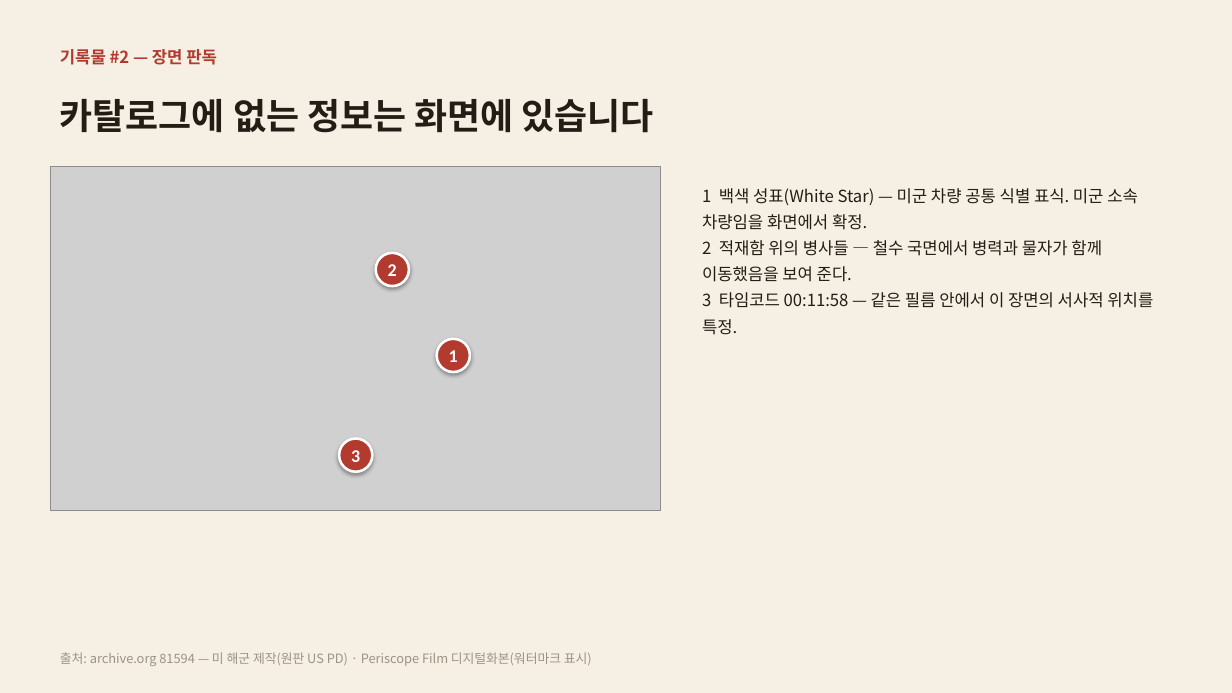
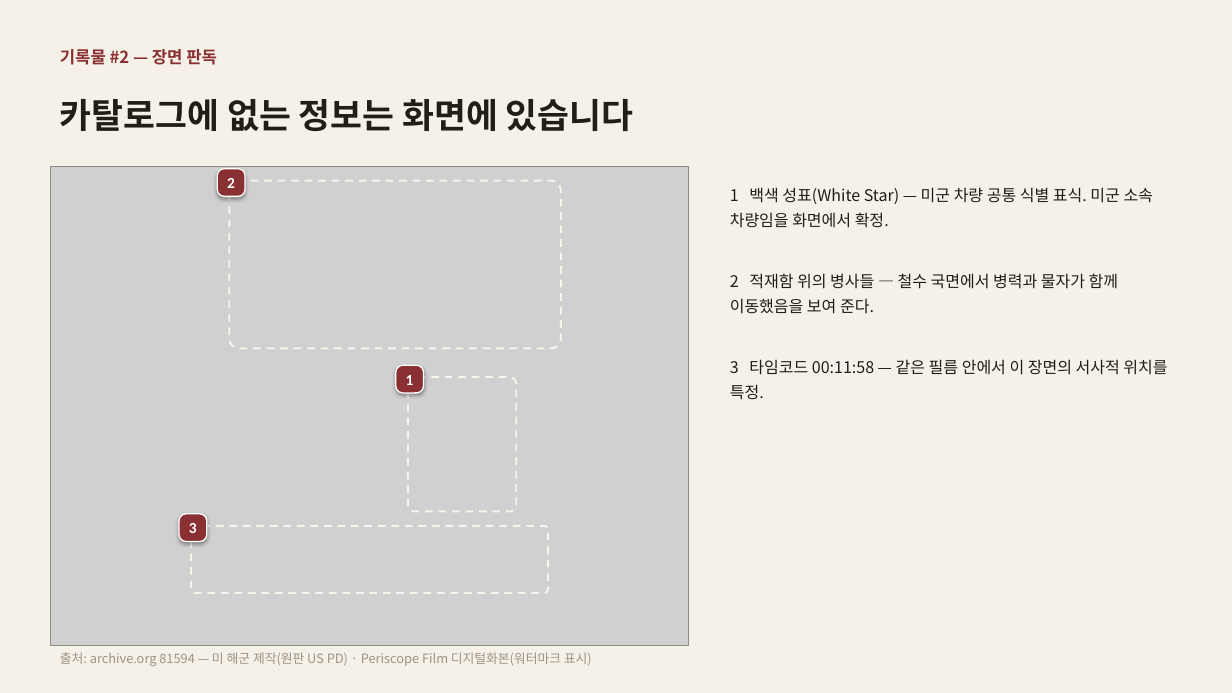
Before and after one commit to changgi/korea-archive-marketplace, a slide deck: slide 5 of docs/pptx/chosin_annotate_1950.pptx. Drawn at 1232x693 pixels with LibreOffice and Linux fonts; fonts in the diff are those of the drawing; grey boxes stand for pictures. Boxes give left, top, right and bottom in pixels: in the first picture for what was removed or moved away, otherwise in the second. Text is boxed around its words. In the diff, an @@ line names an element or a change of style, - is before the commit and + after.

```diff
--- a/docs/pptx/chosin_annotate_1950.pptx
+++ b/docs/pptx/chosin_annotate_1950.pptx
@@ background #F5EFE4 to #F5F1E8 @@
@@ text "기록물 #2 — 장면 판독" at [60, 49, 217, 65]: text colour #B23A2E to #8A3033 @@
@@ text "카탈로그에 없는 정보는 화면에 있습니다" at [60, 99, 634, 131]: size 28 to 27 pt, text colour #241D15 to #211D18 @@
@@ picture: place and size @@
-picture at [51, 166, 661, 510]
+picture at [51, 166, 689, 646]
@@ size 14 to 12 pt; ellipse to rounded rectangle; fill #B23A2E to #8A3033; outline #FFFFFF 2 pt to #FFFFFF 1 pt in 3 elements at [396, 365, 423, 393], [179, 514, 207, 542], [217, 169, 245, 197] @@
@@ rounded rectangle "2": place and size @@
-rounded rectangle "2" at [376, 253, 409, 287]
+rounded rectangle "2" at [217, 169, 245, 197]
@@ text "1 백색 성표(White Star) — ...": place and size @@
-text "1 백색 성표(White Star) — ..." at [702, 188, 1153, 335]
+text "1 백색 성표(White Star) — ..." at [730, 187, 1167, 400]
@@ text "1 백색 성표(White Star) — ..." at [730, 187, 1167, 400]: size 13 to 12.5 pt, text colour #241D15 to #211D18 @@
@@ rounded rectangle added at [229, 181, 561, 349], outline #F8F4EA 1.5 pt dashed @@
@@ rounded rectangle "1": place and size @@
-rounded rectangle "1" at [437, 339, 470, 372]
+rounded rectangle "1" at [396, 365, 423, 393]
@@ rounded rectangle added at [408, 377, 516, 511], outline #F8F4EA 1.5 pt dashed @@
@@ rounded rectangle "3": place and size @@
-rounded rectangle "3" at [339, 439, 372, 472]
+rounded rectangle "3" at [179, 514, 207, 542]
@@ rounded rectangle added at [191, 526, 548, 593], outline #F8F4EA 1.5 pt dashed @@
```
Also in this commit, not shown: 3 other slides changed, 2 other files.
